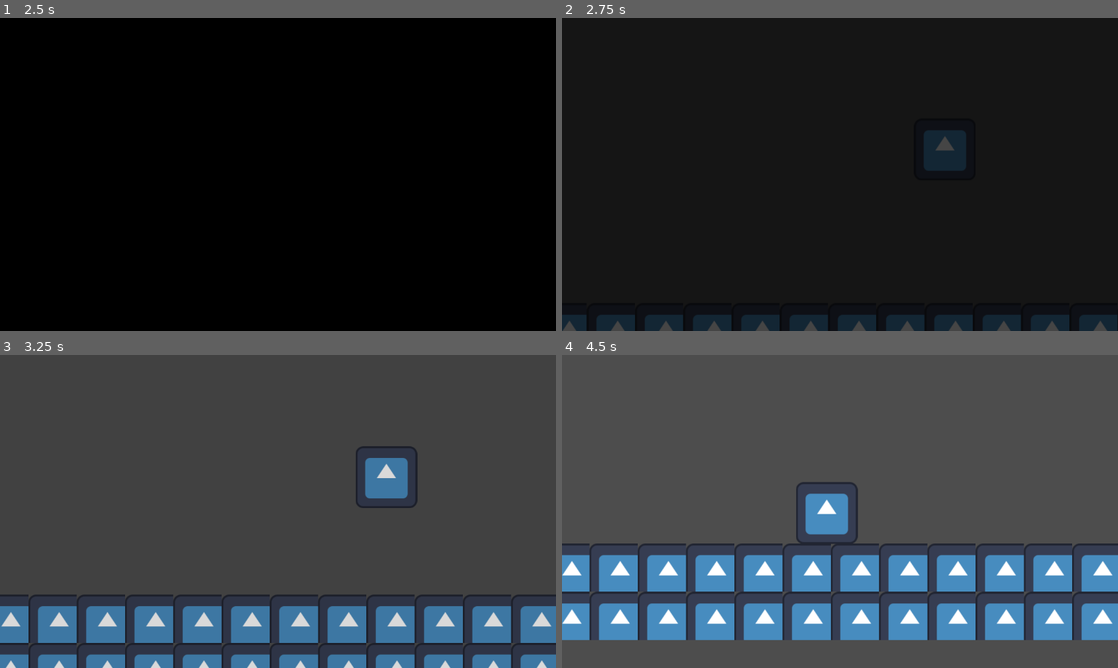
Above: before the commit, frames 1-4 (two rows, left to right).
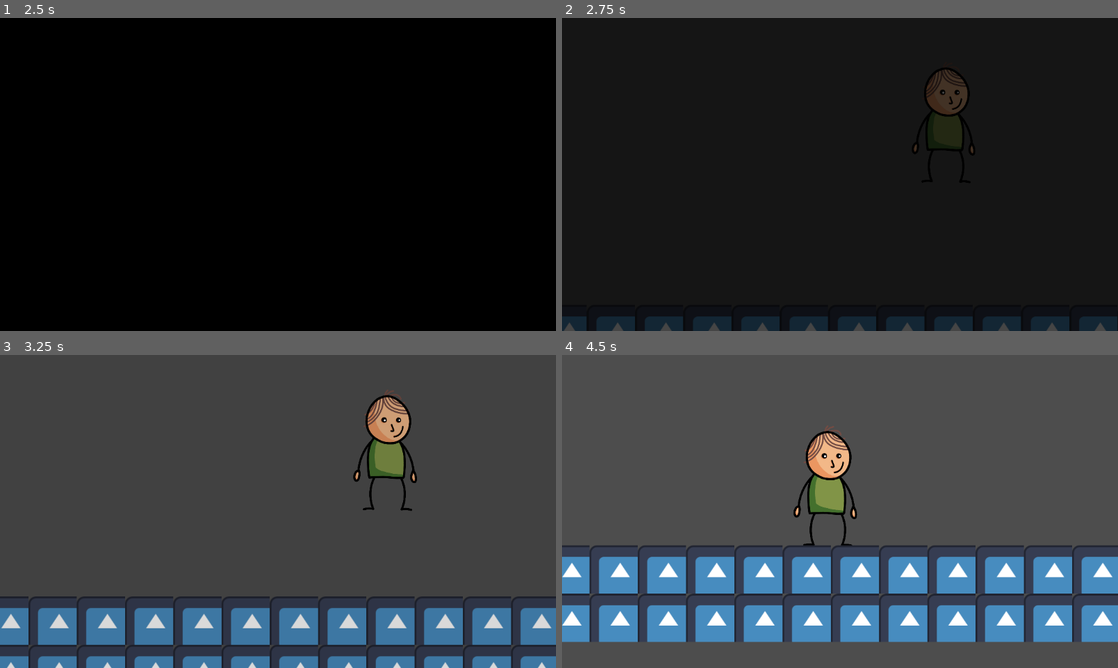
Above: after the commit, the same moments.

Repository: PingGames/GMTK-2023
Game: Godot game, scene res://scenes/welcome-screen.tscn
Same seed, same stepped clock (60 frames per second), same inputs: the game is played once before the commit and once after it. The engine's default icon, where the game draws it, is replaced by a stand-in: a white triangle on a blue panel in a dark square.
Inputs:
- Up to frame 1 (2.5 s): click "Start" at 0.5 s; click "Start" at 1.25 s; tap Enter at 2 s; hold Right (move_right) from 2.03 s (still down); tap Space (jump) at 2.27 s
- Up to frame 2 (2.75 s): keep holding Right (move_right)
- Up to frame 3 (3.25 s): keep holding Right (move_right); tap Space (jump) at 3.02 s
- Up to frame 4 (4.5 s): release Right (move_right) at 3.53 s; hold Left (move_left) 3.53-4.28 s; hold Right (move_right) from 4.28 s (still down)

Frame 1 is identical in both runs. In frame 2, 2.1% of the frame differs, in the area x 0-100%, y 16-100%; in frame 3, 6.4%; in frame 4, 8.0%, in the area x 0-100%, y 22-92%.

Commit message:
Add idle animation for main character

Diff:
--- a/src/project.godot
+++ b/src/project.godot
@@ -22,7 +22,6 @@
 [display]
 
 window/stretch/mode="viewport"
-window/stretch/aspect="expand"
 
 [input]
 
--- a/src/scenes/character.tscn
+++ b/src/scenes/character.tscn
@@ -1,19 +1,546 @@
-[gd_scene load_steps=4 format=3 uid="uid://clmyc8xqu3a0c"]
-
-[ext_resource type="Texture2D" uid="uid://3g0oxc220frj" path="res://icon.svg" id="1_2qlir"]
+[gd_scene load_steps=19 format=3 uid="uid://clmyc8xqu3a0c"]
+
 [ext_resource type="Script" path="res://scripts/character.gd" id="1_v2qu8"]
-
-[sub_resource type="CapsuleShape2D" id="CapsuleShape2D_cy8kh"]
-radius = 63.0
-height = 126.0
+[ext_resource type="Texture2D" uid="uid://ch4sbwvhpuno5" path="res://sprites/character/arm-left-front.png" id="2_vq0tr"]
+[ext_resource type="Texture2D" uid="uid://dox5e5768wgec" path="res://sprites/character/body-front.png" id="2_ys23l"]
+[ext_resource type="Texture2D" uid="uid://b7ty5ndkxyuwe" path="res://sprites/character/arm-right-front.png" id="3_fqop7"]
+[ext_resource type="Texture2D" uid="uid://doirjhfl8q677" path="res://sprites/character/leg-right-front.png" id="4_3dimx"]
+[ext_resource type="Texture2D" uid="uid://dgcfofowslp7e" path="res://sprites/character/leg-left-front.png" id="5_7i0m6"]
+[ext_resource type="Texture2D" uid="uid://bo5wfb41a5mol" path="res://sprites/character/head-front.png" id="7_lifdv"]
+[ext_resource type="Texture2D" uid="uid://clejaqapsnmcu" path="res://sprites/character/blink/nothing.png" id="8_u4eya"]
+[ext_resource type="Texture2D" uid="uid://bajuu5fer4qtc" path="res://sprites/character/blink/onequarter.png" id="9_thtvt"]
+[ext_resource type="Texture2D" uid="uid://bsq4mbyd2hxx8" path="res://sprites/character/blink/threequarters.png" id="10_7a53i"]
+[ext_resource type="Texture2D" uid="uid://oeyo1wo78tde" path="res://sprites/character/blink/full.png" id="11_qort4"]
+
+[sub_resource type="SkeletonModification2DTwoBoneIK" id="SkeletonModification2DTwoBoneIK_7xpa8"]
+
+[sub_resource type="SkeletonModificationStack2D" id="SkeletonModificationStack2D_qpl4p"]
+enabled = true
+modification_count = 1
+modifications/0 = SubResource("SkeletonModification2DTwoBoneIK_7xpa8")
+
+[sub_resource type="SpriteFrames" id="SpriteFrames_4dte2"]
+animations = [{
+"frames": [{
+"duration": 1.0,
+"texture": ExtResource("8_u4eya")
+}, {
+"duration": 1.0,
+"texture": ExtResource("8_u4eya")
+}, {
+"duration": 1.0,
+"texture": ExtResource("8_u4eya")
+}, {
+"duration": 1.0,
+"texture": ExtResource("8_u4eya")
+}, {
+"duration": 1.0,
+"texture": ExtResource("8_u4eya")
+}, {
+"duration": 1.0,
+"texture": ExtResource("8_u4eya")
+}, {
+"duration": 1.0,
+"texture": ExtResource("8_u4eya")
+}, {
+"duration": 1.0,
+"texture": ExtResource("8_u4eya")
+}, {
+"duration": 1.0,
+"texture": ExtResource("8_u4eya")
+}, {
+"duration": 1.0,
+"texture": ExtResource("8_u4eya")
+}, {
+"duration": 1.0,
+"texture": ExtResource("8_u4eya")
+}, {
+"duration": 1.0,
+"texture": ExtResource("8_u4eya")
+}, {
+"duration": 1.0,
+"texture": ExtResource("8_u4eya")
+}, {
+"duration": 1.0,
+"texture": ExtResource("8_u4eya")
+}, {
+"duration": 1.0,
+"texture": ExtResource("8_u4eya")
+}, {
+"duration": 1.0,
+"texture": ExtResource("8_u4eya")
+}, {
+"duration": 1.0,
+"texture": ExtResource("8_u4eya")
+}, {
+"duration": 1.0,
+"texture": ExtResource("8_u4eya")
+}, {
+"duration": 1.0,
+"texture": ExtResource("8_u4eya")
+}, {
+"duration": 1.0,
+"texture": ExtResource("8_u4eya")
+}, {
+"duration": 1.0,
+"texture": ExtResource("8_u4eya")
+}, {
+"duration": 1.0,
+"texture": ExtResource("8_u4eya")
+}, {
+"duration": 1.0,
+"texture": ExtResource("8_u4eya")
+}, {
+"duration": 1.0,
+"texture": ExtResource("8_u4eya")
+}, {
+"duration": 1.0,
+"texture": ExtResource("8_u4eya")
+}, {
+"duration": 1.0,
+"texture": ExtResource("10_7a53i")
+}, {
+"duration": 1.0,
+"texture": ExtResource("11_qort4")
+}, {
+"duration": 1.0,
+"texture": ExtResource("11_qort4")
+}, {
+"duration": 1.0,
+"texture": ExtResource("9_thtvt")
+}, {
+"duration": 1.0,
+"texture": ExtResource("8_u4eya")
+}, {
+"duration": 1.0,
+"texture": ExtResource("8_u4eya")
+}, {
+"duration": 1.0,
+"texture": ExtResource("8_u4eya")
+}, {
+"duration": 1.0,
+"texture": ExtResource("8_u4eya")
+}, {
+"duration": 1.0,
+"texture": ExtResource("8_u4eya")
+}, {
+"duration": 1.0,
+"texture": ExtResource("8_u4eya")
+}, {
+"duration": 1.0,
+"texture": ExtResource("8_u4eya")
+}, {
+"duration": 1.0,
+"texture": ExtResource("8_u4eya")
+}, {
+"duration": 1.0,
+"texture": ExtResource("8_u4eya")
+}, {
+"duration": 1.0,
+"texture": ExtResource("8_u4eya")
+}, {
+"duration": 1.0,
+"texture": ExtResource("8_u4eya")
+}, {
+"duration": 1.0,
+"texture": ExtResource("8_u4eya")
+}, {
+"duration": 1.0,
+"texture": ExtResource("8_u4eya")
+}, {
+"duration": 1.0,
+"texture": ExtResource("8_u4eya")
+}, {
+"duration": 1.0,
+"texture": ExtResource("10_7a53i")
+}, {
+"duration": 1.0,
+"texture": ExtResource("11_qort4")
+}, {
+"duration": 1.0,
+"texture": ExtResource("11_qort4")
+}, {
+"duration": 1.0,
+"texture": ExtResource("9_thtvt")
+}, {
+"duration": 1.0,
+"texture": ExtResource("8_u4eya")
+}, {
+"duration": 1.0,
+"texture": ExtResource("8_u4eya")
+}, {
+"duration": 1.0,
+"texture": ExtResource("8_u4eya")
+}, {
+"duration": 1.0,
+"texture": ExtResource("8_u4eya")
+}, {
+"duration": 1.0,
+"texture": ExtResource("8_u4eya")
+}, {
+"duration": 1.0,
+"texture": ExtResource("8_u4eya")
+}, {
+"duration": 1.0,
+"texture": ExtResource("8_u4eya")
+}, {
+"duration": 1.0,
+"texture": ExtResource("10_7a53i")
+}, {
+"duration": 1.0,
+"texture": ExtResource("11_qort4")
+}, {
+"duration": 1.0,
+"texture": ExtResource("11_qort4")
+}, {
+"duration": 1.0,
+"texture": ExtResource("9_thtvt")
+}, {
+"duration": 1.0,
+"texture": ExtResource("8_u4eya")
+}, {
+"duration": 1.0,
+"texture": ExtResource("8_u4eya")
+}, {
+"duration": 1.0,
+"texture": ExtResource("8_u4eya")
+}, {
+"duration": 1.0,
+"texture": ExtResource("8_u4eya")
+}, {
+"duration": 1.0,
+"texture": ExtResource("8_u4eya")
+}, {
+"duration": 1.0,
+"texture": ExtResource("8_u4eya")
+}, {
+"duration": 1.0,
+"texture": ExtResource("8_u4eya")
+}, {
+"duration": 1.0,
+"texture": ExtResource("8_u4eya")
+}, {
+"duration": 1.0,
+"texture": ExtResource("8_u4eya")
+}, {
+"duration": 1.0,
+"texture": ExtResource("8_u4eya")
+}, {
+"duration": 1.0,
+"texture": ExtResource("8_u4eya")
+}, {
+"duration": 1.0,
+"texture": ExtResource("8_u4eya")
+}, {
+"duration": 1.0,
+"texture": ExtResource("8_u4eya")
+}, {
+"duration": 1.0,
+"texture": ExtResource("8_u4eya")
+}, {
+"duration": 1.0,
+"texture": ExtResource("8_u4eya")
+}, {
+"duration": 1.0,
+"texture": ExtResource("8_u4eya")
+}],
+"loop": true,
+"name": &"default",
+"speed": 12.0
+}]
+
+[sub_resource type="CapsuleShape2D" id="CapsuleShape2D_vnlys"]
+radius = 160.0
+height = 832.79
+
+[sub_resource type="Animation" id="Animation_owdfj"]
+resource_name = "idle"
+length = 2.0
+loop_mode = 1
+tracks/0/type = "value"
+tracks/0/imported = false
+tracks/0/enabled = true
+tracks/0/path = NodePath("Rig/BottomBone/TorsoBone:position")
+tracks/0/interp = 1
+tracks/0/loop_wrap = true
+tracks/0/keys = {
+"times": PackedFloat32Array(0, 1, 2),
+"transitions": PackedFloat32Array(1.56917, 1, 1),
+"update": 0,
+"values": [Vector2(2, -259), Vector2(2, -259), Vector2(2, -259)]
+}
+tracks/1/type = "value"
+tracks/1/imported = false
+tracks/1/enabled = true
+tracks/1/path = NodePath("Rig/BottomBone/TorsoBone:rotation")
+tracks/1/interp = 1
+tracks/1/loop_wrap = true
+tracks/1/keys = {
+"times": PackedFloat32Array(0, 1, 2),
+"transitions": PackedFloat32Array(1, 1, 0.5),
+"update": 0,
+"values": [0.0503369, 0.0703413, 0.0503369]
+}
+tracks/2/type = "value"
+tracks/2/imported = false
+tracks/2/enabled = true
+tracks/2/path = NodePath("Rig/BottomBone/LeftShoulderBone:position")
+tracks/2/interp = 1
+tracks/2/loop_wrap = true
+tracks/2/keys = {
+"times": PackedFloat32Array(0.4, 1.5, 2.5),
+"transitions": PackedFloat32Array(1, 1, 1),
+"update": 0,
+"values": [Vector2(90.7942, -272.549), Vector2(90.7942, -272.549), Vector2(90.7942, -272.549)]
+}
+tracks/3/type = "value"
+tracks/3/imported = false
+tracks/3/enabled = true
+tracks/3/path = NodePath("Rig/BottomBone/LeftShoulderBone:rotation")
+tracks/3/interp = 1
+tracks/3/loop_wrap = true
+tracks/3/keys = {
+"times": PackedFloat32Array(0.4, 1.5, 2.5),
+"transitions": PackedFloat32Array(1, 1, 1),
+"update": 0,
+"values": [0.0503369, 0.0389884, 0.0503369]
+}
+tracks/4/type = "value"
+tracks/4/imported = false
+tracks/4/enabled = true
+tracks/4/path = NodePath("Rig/BottomBone/RightShoulderBone:position")
+tracks/4/interp = 1
+tracks/4/loop_wrap = true
+tracks/4/keys = {
+"times": PackedFloat32Array(0, 1, 2),
+"transitions": PackedFloat32Array(1, 1, 1),
+"update": 0,
+"values": [Vector2(-103.111, -279.314), Vector2(-103.111, -279.314), Vector2(-103.111, -279.314)]
+}
+tracks/5/type = "value"
+tracks/5/imported = false
+tracks/5/enabled = true
+tracks/5/path = NodePath("Rig/BottomBone/RightShoulderBone:rotation")
+tracks/5/interp = 1
+tracks/5/loop_wrap = true
+tracks/5/keys = {
+"times": PackedFloat32Array(0, 1, 2),
+"transitions": PackedFloat32Array(1, 1, 1),
+"update": 0,
+"values": [0.104791, 0.0886556, 0.104791]
+}
+
+[sub_resource type="Animation" id="Animation_725ar"]
+length = 0.001
+tracks/0/type = "value"
+tracks/0/imported = false
+tracks/0/enabled = true
+tracks/0/path = NodePath("Rig/BottomBone/TorsoBone:position")
+tracks/0/interp = 1
+tracks/0/loop_wrap = true
+tracks/0/keys = {
+"times": PackedFloat32Array(0),
+"transitions": PackedFloat32Array(1),
+"update": 0,
+"values": [Vector2(2, -259)]
+}
+tracks/1/type = "value"
+tracks/1/imported = false
+tracks/1/enabled = true
+tracks/1/path = NodePath("Rig/BottomBone/TorsoBone:rotation")
+tracks/1/interp = 1
+tracks/1/loop_wrap = true
+tracks/1/keys = {
+"times": PackedFloat32Array(0),
+"transitions": PackedFloat32Array(1),
+"update": 0,
+"values": [0.0503369]
+}
+tracks/2/type = "value"
+tracks/2/imported = false
+tracks/2/enabled = true
+tracks/2/path = NodePath("Rig/BottomBone/LeftShoulderBone:position")
+tracks/2/interp = 1
+tracks/2/loop_wrap = true
+tracks/2/keys = {
+"times": PackedFloat32Array(0),
+"transitions": PackedFloat32Array(1),
+"update": 0,
+"values": [Vector2(90.7942, -272.549)]
+}
+tracks/3/type = "value"
+tracks/3/imported = false
+tracks/3/enabled = true
+tracks/3/path = NodePath("Rig/BottomBone/LeftShoulderBone:rotation")
+tracks/3/interp = 1
+tracks/3/loop_wrap = true
+tracks/3/keys = {
+"times": PackedFloat32Array(0),
+"transitions": PackedFloat32Array(1),
+"update": 0,
+"values": [0.0503369]
+}
+tracks/4/type = "value"
+tracks/4/imported = false
+tracks/4/enabled = true
+tracks/4/path = NodePath("Rig/BottomBone/RightShoulderBone:position")
+tracks/4/interp = 1
+tracks/4/loop_wrap = true
+tracks/4/keys = {
+"times": PackedFloat32Array(0),
+"transitions": PackedFloat32Array(1),
+"update": 0,
+"values": [Vector2(-103.111, -279.314)]
+}
+tracks/5/type = "value"
+tracks/5/imported = false
+tracks/5/enabled = true
+tracks/5/path = NodePath("Rig/BottomBone/RightShoulderBone:rotation")
+tracks/5/interp = 1
+tracks/5/loop_wrap = true
+tracks/5/keys = {
+"times": PackedFloat32Array(0),
+"transitions": PackedFloat32Array(1),
+"update": 0,
+"values": [0.104791]
+}
+
+[sub_resource type="AnimationLibrary" id="AnimationLibrary_3bg5w"]
+_data = {
+"RESET": SubResource("Animation_725ar"),
+"idle": SubResource("Animation_owdfj")
+}
 
 [node name="Character" type="CharacterBody2D"]
 collision_layer = 2
 collision_mask = 9
 script = ExtResource("1_v2qu8")
 
-[node name="Sprite" type="Sprite2D" parent="."]
-texture = ExtResource("1_2qlir")
+[node name="Rig" type="Skeleton2D" parent="."]
+position = Vector2(4, -25)
+modification_stack = SubResource("SkeletonModificationStack2D_qpl4p")
+
+[node name="BottomBone" type="Bone2D" parent="Rig"]
+position = Vector2(-1, 24)
+rotation = 0.0120881
+scale = Vector2(1, 1)
+rest = Transform2D(1, 0, 0, 1, -1, 24)
+
+[node name="LeftShoulderBone" type="Bone2D" parent="Rig/BottomBone"]
+position = Vector2(90.7942, -272.549)
+rotation = 0.0503369
+scale = Vector2(0.999964, 0.999964)
+rest = Transform2D(0.998733, 0.0503157, -0.0503157, 0.998733, 90.7942, -272.549)
+
+[node name="ArmBone" type="Bone2D" parent="Rig/BottomBone/LeftShoulderBone"]
+position = Vector2(97, 128)
+rest = Transform2D(1, 0, 0, 1, 97, 128)
+
+[node name="HandBone" type="Bone2D" parent="Rig/BottomBone/LeftShoulderBone/ArmBone"]
+position = Vector2(24, 156)
+rest = Transform2D(1, 0, 0, 1, 24, 156)
+
+[node name="ArmSprite" type="Sprite2D" parent="Rig/BottomBone/LeftShoulderBone/ArmBone/HandBone"]
+position = Vector2(-55, -130)
+texture = ExtResource("3_fqop7")
+
+[node name="RightShoulderBone" type="Bone2D" parent="Rig/BottomBone"]
+position = Vector2(-103.111, -279.314)
+rotation = 0.104791
+scale = Vector2(0.999971, 0.999971)
+rest = Transform2D(0.994514, 0.1046, -0.1046, 0.994514, -103.111, -279.314)
+editor_settings/show_bone_gizmo = false
+
+[node name="ArmBone" type="Bone2D" parent="Rig/BottomBone/RightShoulderBone"]
+position = Vector2(-75, 127)
+rest = Transform2D(1, 0, 0, 1, -75, 127)
+editor_settings/show_bone_gizmo = false
+
+[node name="HandBone" type="Bone2D" parent="Rig/BottomBone/RightShoulderBone/ArmBone"]
+position = Vector2(-18, 162)
+rest = Transform2D(1, 0, 0, 1, -18, 162)
+editor_settings/show_bone_gizmo = false
+
+[node name="RightArmSprite" type="Sprite2D" parent="Rig/BottomBone/RightShoulderBone/ArmBone/HandBone"]
+position = Vector2(37, -126)
+texture = ExtResource("2_vq0tr")
+offset = Vector2(0, -1.66)
+
+[node name="TorsoSprite" type="Sprite2D" parent="Rig/BottomBone"]
+position = Vector2(-3.60798, -141.129)
+rotation = 0.0390671
+texture = ExtResource("2_ys23l")
+
+[node name="RightUpperLegBone" type="Bone2D" parent="Rig/BottomBone"]
+position = Vector2(-98, 6)
+rotation = 0.014055
+rest = Transform2D(0.999901, 0.0140545, -0.0140545, 0.999901, -98, 6)
+
+[node name="LegBone" type="Bone2D" parent="Rig/BottomBone/RightUpperLegBone"]
+position = Vector2(-24, 125)
+rest = Transform2D(1, 0, 0, 1, -24, 125)
+
+[node name="LowerLegBone" type="Bone2D" parent="Rig/BottomBone/RightUpperLegBone/LegBone"]
+position = Vector2(22, 107)
+rest = Transform2D(1, 0, 0, 1, 22, 107)
+
+[node name="FootBone" type="Bone2D" parent="Rig/BottomBone/RightUpperLegBone/LegBone/LowerLegBone"]
+position = Vector2(-63, 2)
+rest = Transform2D(1, 0, 0, 1, -63, 2)
+
+[node name="LeftLegSprite" type="Sprite2D" parent="Rig/BottomBone/RightUpperLegBone/LegBone/LowerLegBone/FootBone"]
+position = Vector2(35, -117)
+texture = ExtResource("5_7i0m6")
+
+[node name="LeftUpperLegBone" type="Bone2D" parent="Rig/BottomBone"]
+position = Vector2(105, 1)
+rotation = -0.0246256
+rest = Transform2D(0.999697, -0.0246231, 0.0246231, 0.999697, 105, 1)
+
+[node name="LegBone" type="Bone2D" parent="Rig/BottomBone/LeftUpperLegBone"]
+position = Vector2(34, 121)
+rest = Transform2D(1, 0, 0, 1, 34, 121)
+
+[node name="LowerLegBone" type="Bone2D" parent="Rig/BottomBone/LeftUpperLegBone/LegBone"]
+position = Vector2(-29, 116)
+rest = Transform2D(1, 0, 0, 1, -29, 116)
+
+[node name="FootBone" type="Bone2D" parent="Rig/BottomBone/LeftUpperLegBone/LegBone/LowerLegBone"]
+position = Vector2(55, 0)
+rest = Transform2D(1, 0, 0, 1, 55, 0)
+
+[node name="LeftLegSprite" type="Sprite2D" parent="Rig/BottomBone/LeftUpperLegBone/LegBone/LowerLegBone/FootBone"]
+position = Vector2(-24, -114)
+texture = ExtResource("4_3dimx")
+
+[node name="TorsoBone" type="Bone2D" parent="Rig/BottomBone"]
+position = Vector2(2, -259)
+rotation = 0.0503369
+scale = Vector2(0.999932, 0.999932)
+rest = Transform2D(0.998733, 0.0503157, -0.0503157, 0.998733, 2, -259)
+
+[node name="HeadBone" type="Bone2D" parent="Rig/BottomBone/TorsoBone"]
+position = Vector2(-11, -186)
+rotation = 0.0383874
+rest = Transform2D(0.999263, 0.038378, -0.038378, 0.999263, -11, -186)
+
+[node name="HeadSprite" type="Sprite2D" parent="Rig/BottomBone/TorsoBone/HeadBone"]
+texture = ExtResource("7_lifdv")
+
+[node name="AnimatedSprite2D" type="AnimatedSprite2D" parent="Rig/BottomBone/TorsoBone/HeadBone"]
+sprite_frames = SubResource("SpriteFrames_4dte2")
+autoplay = "default"
+frame_progress = 0.663619
 
 [node name="CollisionShape" type="CollisionShape2D" parent="."]
-shape = SubResource("CapsuleShape2D_cy8kh")
+position = Vector2(0, -178.395)
+shape = SubResource("CapsuleShape2D_vnlys")
+
+[node name="Targets" type="Node2D" parent="."]
+
+[node name="HeadTarget" type="Node2D" parent="Targets"]
+
+[node name="AnimationPlayer" type="AnimationPlayer" parent="."]
+libraries = {
+"": SubResource("AnimationLibrary_3bg5w")
+}
--- a/src/scenes/level.tscn
+++ b/src/scenes/level.tscn
@@ -28,6 +28,7 @@
 
 [node name="Character" parent="." instance=ExtResource("1_ngp3p")]
 position = Vector2(122, 147)
+scale = Vector2(0.28, 0.28)
 
 [node name="Camera" type="Camera2D" parent="Character"]
 position_smoothing_enabled = true
--- a/src/scripts/character.gd
+++ b/src/scripts/character.gd
@@ -36,6 +36,9 @@
 	elif is_idling or is_running:
 		_jumps_made = 0
 
+	if is_idling:
+		$AnimationPlayer.play("idle")
+
 	move_and_slide()
 
 
Not shown, added: src/sprites/character/arm-left-front.png.import
Not shown, added: src/sprites/character/arm-left-side.png.import
Not shown, added: src/sprites/character/arm-right-front.png.import
Not shown, added: src/sprites/character/arm-right-side.png.import
Binary file added: src/sprites/character/blink/full.png
Not shown, added: src/sprites/character/blink/full.png.import
Binary file added: src/sprites/character/blink/half.png
Not shown, added: src/sprites/character/blink/half.png.import
Binary file added: src/sprites/character/blink/nothing.png
Not shown, added: src/sprites/character/blink/nothing.png.import
Binary file added: src/sprites/character/blink/onequarter.png
Not shown, added: src/sprites/character/blink/onequarter.png.import
(and 11 more such lines)
